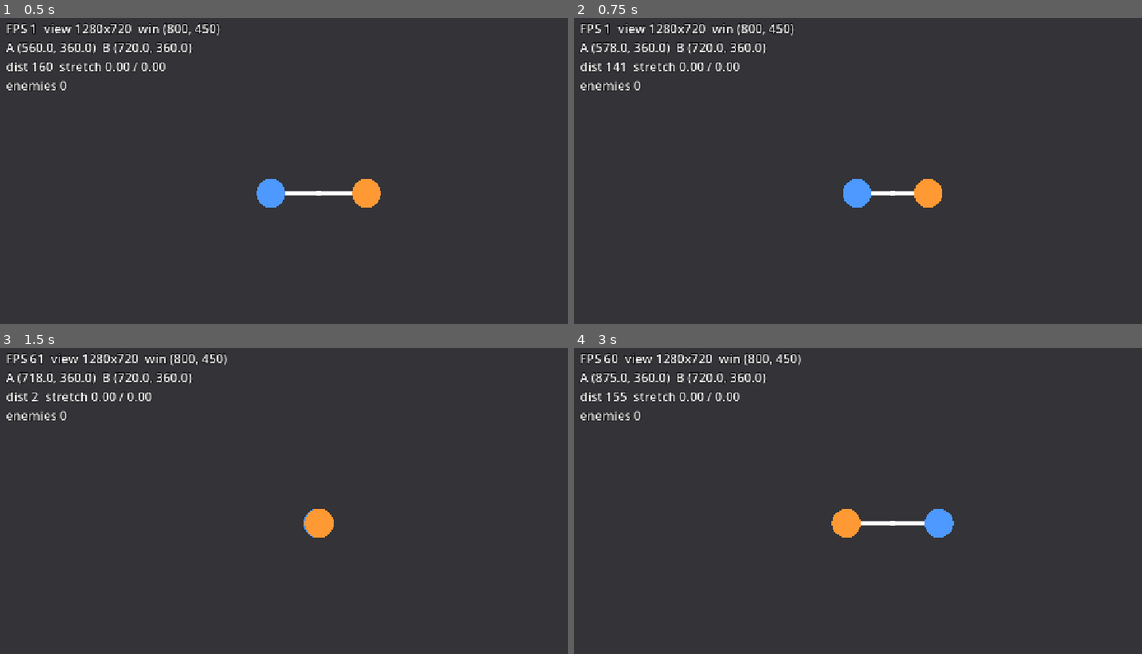
Above: before the commit, frames 1-4 (two rows, left to right).
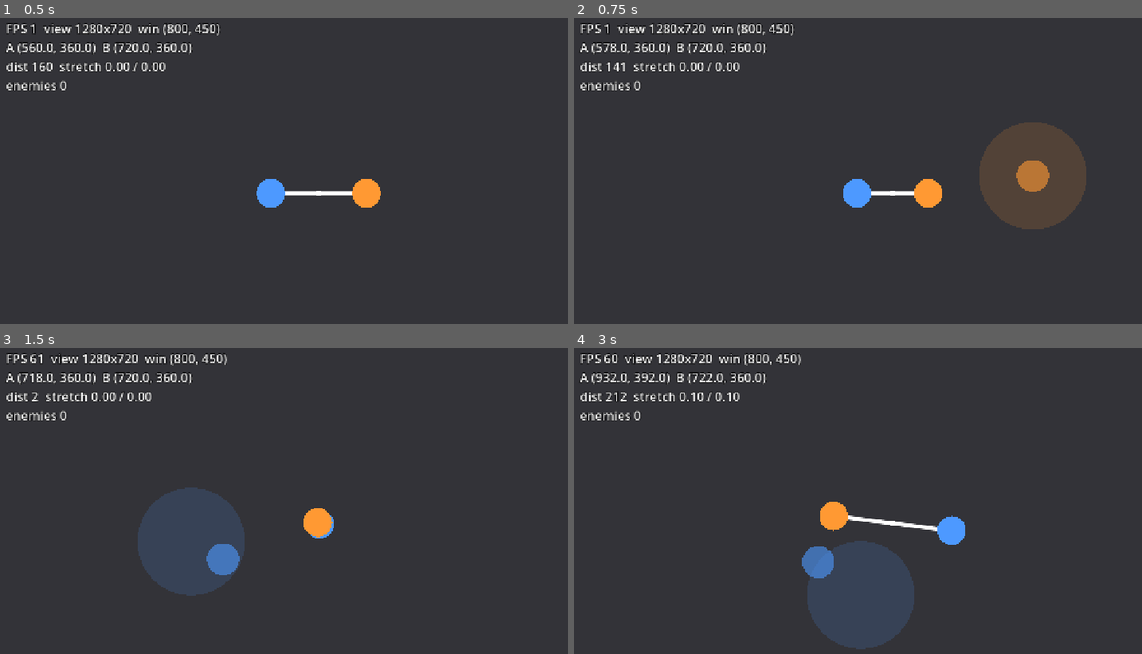
Above: after the commit, the same moments.

Repository: suutukuru/bind-run
Game: Godot game, scene res://scenes/main/main.tscn
Two runs of this game, one before a commit and one after it. Both use one fixed random seed, a clock stepped at 60 frames per second and the inputs below.
Inputs (mouse positions are in pixels of both pictures, inside the frame that each line leads up to):
- Up to frame 1 (0.5 s): no input
- Up to frame 2 (0.75 s): tap Enter at 0.5 s; move the mouse to (1034, 174) at 0.52 s; hold D (a_right) from 0.53 s (still down); click (1034, 174) at 0.67 s
- Up to frame 3 (1.5 s): release D (a_right) at 1.25 s; drag from (193, 540) to (284, 595) at 1.27 s
- Up to frame 4 (3 s): move the mouse to (954, 445) at 2.02 s; hold D (a_right) 2.03-2.75 s; drag from (858, 595) to (698, 470) at 2.77 s

Frame 1 is identical in both runs. In frame 2, 5.2% of the frame differs, in the area x 71-91%, y 34-70%; in frame 3, 5.3%; in frame 4, 6.8%, in the area x 3-69%, y 7-99%.
Error before the commit: Parse Error: Cannot assign a value of type "TouchMoveInput.Side" as "Side". (res://scripts/input/touch_move_input.gd:11)

Commit message:
Fix TouchMoveInput failing to load at game start; add rope elasticity, limit modes and inertial hub (TASK-020, 021, 023)
The self-referencing enum type broke script loading depending on load
order (caught by the new smoke run, not by unit tests). Use int
constants instead. RopeConfig gets the same treatment.

Rope now supports an elastic pull zone, DRAG/BLOCK limit modes and an
optional lagging hub; RopeModel gains elastic_pull, follow_hub and
distance_to_segment.

Co-Authored-By: Claude Sonnet 5.5 <noreply@anthropic.com>
Claude-Session: https://claude.ai/code/session_01FmuN5U8N5hun1pocAD6Yrf

Diff:
--- a/data/rope/default_rope_config.tres
+++ b/data/rope/default_rope_config.tres
@@ -6,3 +6,10 @@
 script = ExtResource("1_config")
 max_radius = 160.0
 natural_radius = 100.0
+limit_mode = 0
+stiffness = 3.0
+hub_follow_rate = 0.0
+attack_threshold = 0.9
+attack_damage = 10.0
+attack_rehit_interval = 0.4
+attack_half_width = 8.0
--- a/scenes/rope/rope.gd
+++ b/scenes/rope/rope.gd
@@ -11,6 +11,9 @@
 	set(value):
 		show_hub = value
 		queue_redraw()
+
+## 紐攻撃が有効な間 true（RopeAttack が書く）。見た目の強調にだけ使う
+var attack_active: bool = false
 
 ## 最新のハブ位置。表示の有無に関係なく、ロジックはこの値だけを使う（FR-008）
 var hub: Vector2 = Vector2.ZERO
@@ -37,6 +40,9 @@
 func _ready() -> void:
 	if config == null:
 		push_error("Rope: config が未設定です")
+	else:
+		# 調整パネルで値を変えても、元の .tres（共有リソース）を書き換えないよう複製する
+		config = config.duplicate()
 	for path: NodePath in member_paths:
 		var member: Character = get_node_or_null(path) as Character
 		if member == null:
@@ -50,25 +56,37 @@
 	hub = RopeModel.hub_position(_member_positions())
 
 
-func _physics_process(_delta: float) -> void:
-	step()
+func _physics_process(delta: float) -> void:
+	step(delta)
 
 
-## 1 回分の更新。テストから直接呼べるよう、_physics_process と分けている
-func step() -> void:
+## 1 回分の更新。テストから直接呼べるよう、_physics_process と分けている。
+## 1) ハブを決める  2) 自然長を超えた分を引き戻す（弾性）  3) 最大長を超えないよう位置を戻す（限界）
+func step(delta: float = 1.0 / 60.0) -> void:
 	if config == null or _members.size() < 2:
 		return
-	# ハブは補正前の位置から 1 回だけ計算し、全員に同じハブを使う
-	hub = RopeModel.hub_position(_member_positions())
+	var mean: Vector2 = RopeModel.hub_position(_member_positions())
+	var block: bool = config.limit_mode == RopeConfig.BLOCK
+	if not block:
+		# DRAG: 移動後の位置からハブを決める。押した側が止まる分、ハブが動いて相方も引きずられる
+		hub = RopeModel.follow_hub(hub, mean, config.hub_follow_rate, delta)
 
+	# BLOCK: 前フレームのハブを基準にする。押した側はその円で止まり、相方は引きずられない
+	var center: Vector2 = hub
 	stretch_ratios.resize(_members.size())
 	for i: int in _members.size():
 		var member: Character = _members[i]
-		var fixed: Vector2 = RopeModel.constrain(member.global_position, hub, config.max_radius)
-		member.global_position = fixed
+		var pos: Vector2 = RopeModel.elastic_pull(
+			member.global_position, center, config.natural_radius, config.stiffness, delta
+		)
+		pos = RopeModel.constrain(pos, center, config.max_radius)
+		member.global_position = pos
 		stretch_ratios[i] = RopeModel.stretch_ratio(
-			fixed.distance_to(hub), config.natural_radius, config.max_radius
+			pos.distance_to(center), config.natural_radius, config.max_radius
 		)
+
+	if block:
+		hub = RopeModel.follow_hub(hub, RopeModel.hub_position(_member_positions()), config.hub_follow_rate, delta)
 	queue_redraw()
 
 
@@ -91,6 +109,10 @@
 	for i: int in _members.size():
 		var ratio: float = stretch_ratios[i]
 		# 張るほど細く・赤くして、限界が近いことを見た目で伝える
-		draw_line(hub_local, to_local(_members[i].global_position), color_for_stretch(ratio), 6.0 - 3.0 * ratio, true)
+		var end: Vector2 = to_local(_members[i].global_position)
+		if attack_active:
+			# 紐攻撃が有効な間は太い光を重ねて、触れると痛いことを伝える
+			draw_line(hub_local, end, Color(1, 1, 1, 0.35), 18.0, true)
+		draw_line(hub_local, end, color_for_stretch(ratio), 6.0 - 3.0 * ratio, true)
 	if show_hub:
 		draw_circle(hub_local, 5.0, Color.WHITE)
--- a/scripts/input/touch_move_input.gd
+++ b/scripts/input/touch_move_input.gd
@@ -5,10 +5,13 @@
 ## CanvasLayer の下に置くと、カメラに影響されず画面座標で動く。
 ## 1 インスタンスが 1 本の指・1 キャラを担当する（A は LEFT、B は RIGHT）。
 
-enum Side { LEFT, RIGHT }
+## 担当する画面の側。クラス自身の enum を変数の型にすると、ゲーム起動時の読み込み順によっては
+## 「Cannot assign a value of type TouchMoveInput.Side as Side」で読み込めなくなるため、int で持つ
+const LEFT: int = 0
+const RIGHT: int = 1
 
 @export var target_path: NodePath
-@export var side: Side = Side.LEFT
+@export_enum("Left", "Right") var side: int = LEFT
 ## スティックの最大半径（画面の短辺に対する比率）。ここまで引くと intent の長さが 1 になる。
 ## 縦持ち・横持ち・端末の大きさが違っても、指で扱う大きさが近くなるよう比率で持つ
 @export var stick_radius_ratio: float = 0.15
@@ -86,7 +89,7 @@
 
 func _is_my_side(x: float) -> bool:
 	var half: float = get_viewport().get_visible_rect().size.x * 0.5
-	return x < half if side == Side.LEFT else x >= half
+	return x < half if side == LEFT else x >= half
 
 
 func _draw() -> void:
--- a/scripts/rope/rope_config.gd
+++ b/scripts/rope/rope_config.gd
@@ -1,8 +1,30 @@
 class_name RopeConfig
 extends Resource
 ## ゴム紐のパラメータ（定義データ）。値は default_rope_config.tres で調整する。
+## 実行中は Rope が複製して持つので、調整パネルで変えても元のファイルは変わらない。
+
+## 最大長に達したときの動き（ADR-003 の U-02、実機で比較する）。
+## クラス自身の enum を型にすると読み込み順で失敗することがあるため、定数 + int で持つ
+## DRAG: 押した側は最大長で止まり、相方が引きずられる
+const DRAG: int = 0
+## BLOCK: 押した側が止まるだけで、相方は引きずられない
+const BLOCK: int = 1
 
 ## 各キャラとハブの最大距離。2 人のとき、A〜B の最大距離はこの 2 倍
 @export var max_radius: float = 160.0
-## これより短い間は「たるみ」（伸び率 0）。Phase 1 では見た目の伸び率にだけ使う
+## これより短い間は「たるみ」（引き戻しなし・伸び率 0）
 @export var natural_radius: float = 100.0
+@export_enum("Drag", "Block") var limit_mode: int = DRAG
+## 自然長を超えた分を引き戻す強さ（1/秒）。0 で引き戻しなし
+@export var stiffness: float = 3.0
+## ハブが目標位置に追いつく速さ（1/秒）。0 でハブは常に 2 人の中点（慣性なし）
+@export var hub_follow_rate: float = 0.0
+
+@export_group("Rope Attack")
+## 伸び率がこの値以上のとき、紐に触れた敵にダメージを与える
+@export var attack_threshold: float = 0.9
+@export var attack_damage: float = 10.0
+## 同じ敵に再びダメージを与えるまでの間隔（秒）
+@export var attack_rehit_interval: float = 0.4
+## 紐の太さの半分（当たり判定に足す）
+@export var attack_half_width: float = 8.0
--- a/scripts/rope/rope_model.gd
+++ b/scripts/rope/rope_model.gd
@@ -30,3 +30,27 @@
 	if max_radius <= natural:
 		return 1.0 if dist >= max_radius else 0.0
 	return clampf((dist - natural) / (max_radius - natural), 0.0, 1.0)
+
+
+## 伸びたゴムの引き戻し。自然長を超えた分に比例して、pos をハブ側へ寄せる。
+## 1 フレームで自然長より内側へ行き過ぎないよう、寄せる量は超過分を上限にする。
+static func elastic_pull(pos: Vector2, hub: Vector2, natural: float, stiffness: float, delta: float) -> Vector2:
+	var offset: Vector2 = pos - hub
+	var dist: float = offset.length()
+	var excess: float = dist - natural
+	if stiffness <= 0.0 or excess <= 0.0 or dist <= 0.0:
+		return pos
+	var step: float = minf(excess, excess * stiffness * delta)
+	return pos - offset / dist * step
+
+
+## 慣性ハブ: ハブが目標位置に遅れてついてくる（ADR-002 案 B）。rate が 0 以下なら遅れなし。
+static func follow_hub(current: Vector2, target: Vector2, rate: float, delta: float) -> Vector2:
+	if rate <= 0.0:
+		return target
+	return current.lerp(target, minf(1.0, rate * delta))
+
+
+## 点 p と線分 a-b の距離（紐攻撃の当たり判定に使う）
+static func distance_to_segment(p: Vector2, a: Vector2, b: Vector2) -> float:
+	return p.distance_to(Geometry2D.get_closest_point_to_segment(p, a, b))
--- a/tests/test_rope.gd
+++ b/tests/test_rope.gd
@@ -30,6 +30,7 @@
 	var rope: Rope = main.get_node("Rope") as Rope
 	var a: Character = main.get_node("CharacterA") as Character
 	var b: Character = main.get_node("CharacterB") as Character
+	rope.config.stiffness = 0.0  # 弾性なしの純粋な最大長の拘束を確かめる
 	a.global_position = Vector2(0, 0)
 	b.global_position = Vector2(400, 0)
 	rope.step()
@@ -117,3 +118,71 @@
 	camera._process(0.016)
 	check_vec_near(camera.global_position, Vector2(1050, 500), "camera on hub")
 	_free_main(main)
+
+
+func _push_a_for_30_frames(rope: Rope, a: Character, b: Character) -> void:
+	a.global_position = Vector2(0, 0)
+	b.global_position = Vector2(0, 0)
+	rope.hub = Vector2(0, 0)
+	for frame: int in 30:
+		a.global_position += Vector2(50, 0)  # A だけが毎フレーム右へ進もうとする
+		rope.step()
+
+
+func test_drag_mode_pulls_the_partner_along() -> void:
+	var main: Node = _make_main()
+	var rope: Rope = main.get_node("Rope") as Rope
+	var a: Character = main.get_node("CharacterA") as Character
+	var b: Character = main.get_node("CharacterB") as Character
+	rope.config.stiffness = 0.0
+	rope.config.limit_mode = RopeConfig.DRAG
+	_push_a_for_30_frames(rope, a, b)
+	check_true(b.global_position.x > 50.0, "B was dragged")
+	_free_main(main)
+
+
+func test_block_mode_stops_the_pusher_without_dragging_the_partner() -> void:
+	var main: Node = _make_main()
+	var rope: Rope = main.get_node("Rope") as Rope
+	var a: Character = main.get_node("CharacterA") as Character
+	var b: Character = main.get_node("CharacterB") as Character
+	rope.config.stiffness = 0.0
+	rope.config.limit_mode = RopeConfig.BLOCK
+	_push_a_for_30_frames(rope, a, b)
+	check_near(b.global_position.x, 0.0, "B stays")
+	check_true(a.global_position.x <= rope.config.max_radius * 2.0 + 0.01, "A is stopped at 2R")
+	check_true(a.global_position.x > rope.config.max_radius * 1.5, "A got close to the limit")
+	_free_main(main)
+
+
+func test_elasticity_pulls_a_stretched_member_back() -> void:
+	var main: Node = _make_main()
+	var rope: Rope = main.get_node("Rope") as Rope
+	var a: Character = main.get_node("CharacterA") as Character
+	var b: Character = main.get_node("CharacterB") as Character
+	rope.config.stiffness = 3.0
+	a.global_position = Vector2(0, 0)
+	b.global_position = Vector2(260, 0)  # 各自ハブ(130)から 130 離れている → 自然長 100 を超える
+	rope.hub = Vector2(130, 0)
+	rope.step()
+	check_true(a.global_position.x > 0.0, "A moved toward the hub")
+	check_true(b.global_position.x < 260.0, "B moved toward the hub")
+	_free_main(main)
+
+
+func test_inertial_hub_lags_behind_the_midpoint() -> void:
+	var main: Node = _make_main()
+	var rope: Rope = main.get_node("Rope") as Rope
+	var a: Character = main.get_node("CharacterA") as Character
+	var b: Character = main.get_node("CharacterB") as Character
+	rope.config.stiffness = 0.0
+	rope.config.hub_follow_rate = 5.0
+	rope.hub = Vector2(50, 0)
+	a.global_position = Vector2(0, 0)
+	b.global_position = Vector2(120, 0)  # 中点は (60, 0)
+	rope.step()
+	check_true(rope.hub.x > 50.0 and rope.hub.x < 60.0, "hub is between old hub and midpoint")
+	for frame: int in 300:
+		rope.step()
+	check_true(rope.hub.distance_to(Vector2(60, 0)) < 1.0, "hub catches up")
+	_free_main(main)
--- a/tests/test_rope_model.gd
+++ b/tests/test_rope_model.gd
@@ -74,3 +74,32 @@
 	check_vec_near(a2, Vector2(40, 0), "A")
 	check_vec_near(b2, Vector2(360, 0), "B")
 	check_near(a2.distance_to(b2), 320.0, "distance")
+
+
+func test_elastic_pull_moves_toward_hub_by_excess_share() -> void:
+	# 超過 30、stiffness 3、delta 1/60 → 30 * 3 / 60 = 1.5 だけ寄る
+	var result: Vector2 = RopeModel.elastic_pull(Vector2(130, 0), Vector2.ZERO, 100.0, 3.0, 1.0 / 60.0)
+	check_vec_near(result, Vector2(128.5, 0))
+
+
+func test_elastic_pull_does_nothing_inside_natural_length_or_without_stiffness() -> void:
+	check_vec_near(RopeModel.elastic_pull(Vector2(80, 0), Vector2.ZERO, 100.0, 3.0, 0.1), Vector2(80, 0), "inside")
+	check_vec_near(RopeModel.elastic_pull(Vector2(130, 0), Vector2.ZERO, 100.0, 0.0, 0.1), Vector2(130, 0), "no stiffness")
+	check_vec_near(RopeModel.elastic_pull(Vector2.ZERO, Vector2.ZERO, 100.0, 3.0, 0.1), Vector2.ZERO, "at hub")
+
+
+func test_elastic_pull_never_overshoots_natural_length() -> void:
+	var result: Vector2 = RopeModel.elastic_pull(Vector2(130, 0), Vector2.ZERO, 100.0, 1000.0, 1.0)
+	check_vec_near(result, Vector2(100, 0))
+
+
+func test_follow_hub() -> void:
+	check_vec_near(RopeModel.follow_hub(Vector2(0, 0), Vector2(10, 0), 0.0, 0.016), Vector2(10, 0), "no inertia")
+	check_vec_near(RopeModel.follow_hub(Vector2(0, 0), Vector2(10, 0), 10.0, 0.05), Vector2(5, 0), "half way")
+	check_vec_near(RopeModel.follow_hub(Vector2(0, 0), Vector2(10, 0), 1000.0, 1.0), Vector2(10, 0), "clamped to target")
+
+
+func test_distance_to_segment() -> void:
+	check_near(RopeModel.distance_to_segment(Vector2(0, 5), Vector2(-10, 0), Vector2(10, 0)), 5.0, "beside")
+	check_near(RopeModel.distance_to_segment(Vector2(20, 0), Vector2(-10, 0), Vector2(10, 0)), 10.0, "beyond the end")
+	check_near(RopeModel.distance_to_segment(Vector2(3, 4), Vector2(0, 0), Vector2(0, 0)), 5.0, "degenerate segment")
